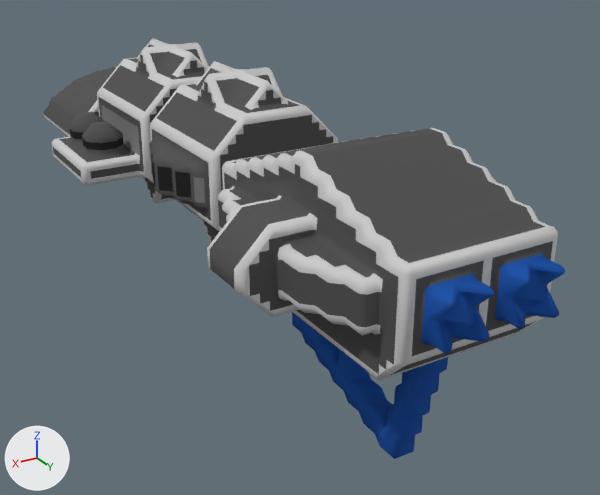
Renders of the OBJ model src/jsMain/resources/meshes/diadochi-3-lamashtu-class.obj from each side of a commit.
Rendered twice from a 50 mm lens placed at (45.7, 97.4, 53.9), pointed at (-7.7, 8.4, 9.4). The lights are fixed; the arrows at lower left show +X, +Y and +Z. Where no turn or scale is listed for an object, it has been applied to the vertices.

Script lines for the objects in view, before the commit:
```python
me_diadochi_3_lamashtu_class = bpy.data.meshes.new('diadochi-3-lamashtu-class')
me_diadochi_3_lamashtu_class.from_pydata(...)  # 3640 vertices, 6784 faces; spans x -16.5..16.5, y -54.5..54.5, z -0.1..33.9
me_diadochi_3_lamashtu_class.materials.append(mat_diadochi_3_lamashtu_class)
ob_diadochi_3_lamashtu_class = bpy.data.objects.new('diadochi-3-lamashtu-class', me_diadochi_3_lamashtu_class)
ob_diadochi_3_lamashtu_class.location = (0.0, 0.0, 0.0)
```
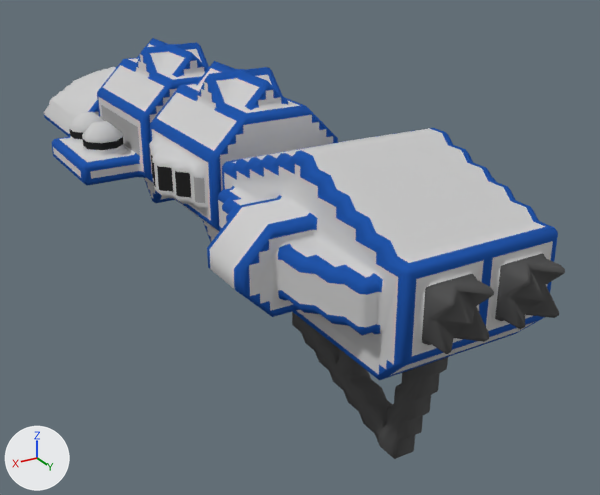
Location of each change, (x1, y1, x2, y2) in pixels of the pictures (600 x 495 px; the box of a moved part takes in the faces that stretch with it):
```json
{"part": 1, "of": "me_diadochi_3_lamashtu_class", "change": "moved or reshaped", "before": [177, 72, 282, 169], "after": [268, 67, 279, 91]}
{"part": 2, "of": "me_diadochi_3_lamashtu_class", "change": "moved or reshaped", "before": [329, 270, 564, 335], "after": [376, 270, 564, 380]}
{"part": 3, "of": "me_diadochi_3_lamashtu_class", "change": "surface changed", "before": [44, 38, 565, 459], "after": [44, 38, 565, 459]}
```

Edits to the scene script, one JSON object a line:
```json
{"block": "me_diadochi_3_lamashtu_class", "where": "# used by ob_diadochi_3_lamashtu_class; location = (0.0, 0.0, 0.0)"}
{"op": "remove", "block": "me_diadochi_3_lamashtu_class", "code": "me_diadochi_3_lamashtu_class.from_pydata(...)  # 3640 vertices, 6784 faces; spans x -16.5..16.5, y -54.5..54.5, z -0.1..33.9"}
{"op": "add", "block": "me_diadochi_3_lamashtu_class", "code": "me_diadochi_3_lamashtu_class.from_pydata(...)  # 3638 vertices, 6787 faces; spans x -16.5..16.5, y -54.5..54.5, z -0.1..33.9"}
{"block": "me_diadochi_3_lamashtu_class", "change": "me_diadochi_3_lamashtu_class part 1: 2 vertices moved from x -10.5..11.0, y -19.0..-12.5, z 23.4..24.4 to x -10.0..11.0, y -18.5..-13.0, z 23.4..23.9; 11 vertices removed from x -14.0..14.0, y -25.3..18.0, z 20.4..33.4; 10 vertices added at x -14.0..4.0, y -25.3..8.0, z 11.4..33.4"}
{"block": "me_diadochi_3_lamashtu_class", "change": "me_diadochi_3_lamashtu_class part 2: 4 vertices moved from x -4.5..5.5, y 53.0..54.0, z 22.4..24.4 to x -6.0..6.0, y 53.5..54.0, z 21.9..23.9; 6 vertices removed from x -6.0..11.0, y 45.5..54.0, z 21.9..24.9; 5 vertices added at x -4.0..8.0, y 42.0..53.5, z 8.9..23.9"}
{"block": "me_diadochi_3_lamashtu_class", "change": "me_diadochi_3_lamashtu_class part 3: 5972 kept faces spanning x -16.5..16.5, y -54.5..54.5, z -0.1..33.9 get new texture (UV) coordinates"}
```
